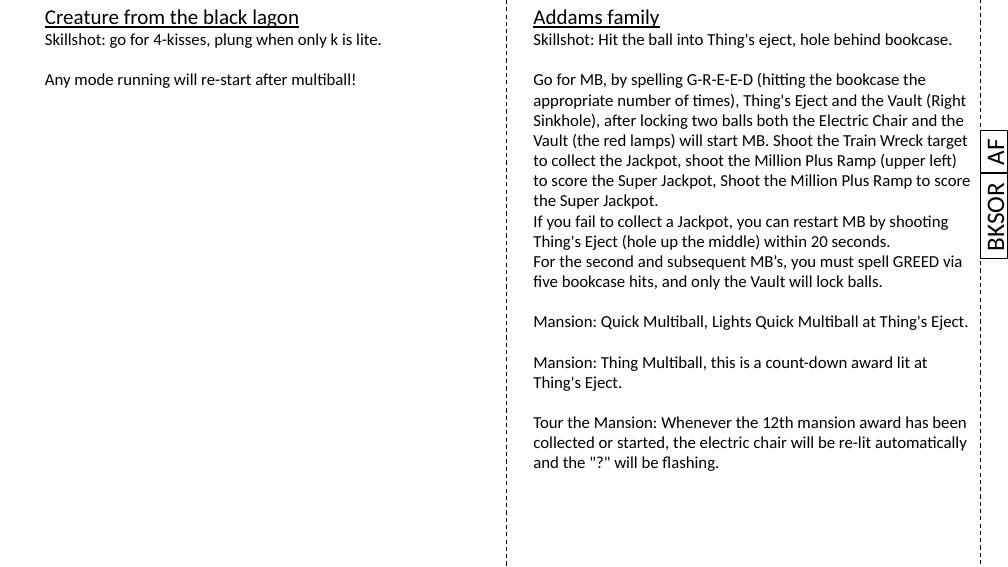
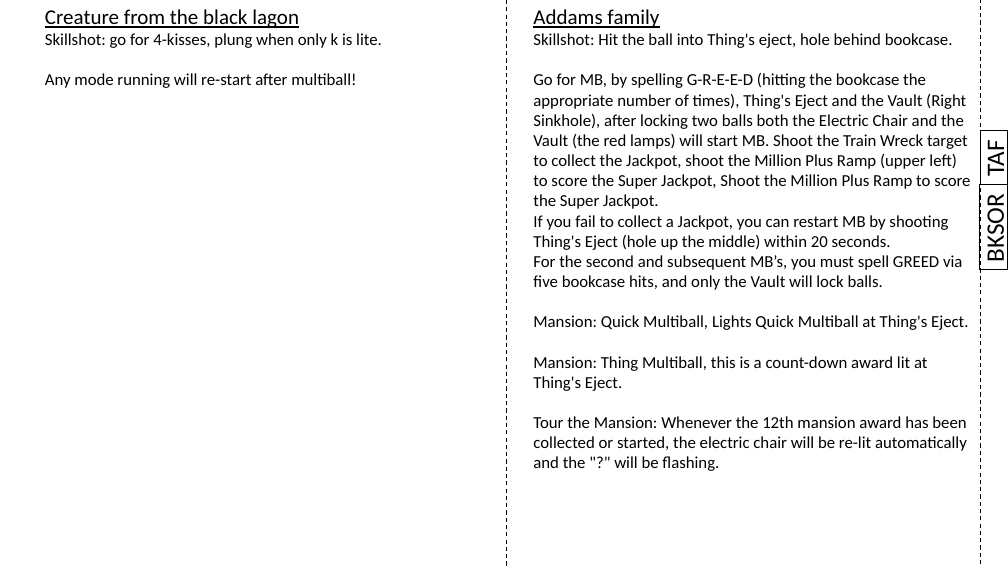
Before and after one commit to karstenbolge/PB, a slide deck: slide 15 of PB.pptx. Drawn at 1008x567 pixels with LibreOffice and Linux fonts; fonts in the diff are those of the drawing. Boxes give left, top, right and bottom in pixels: in the first picture for what was removed or moved away, otherwise in the second. Text is boxed around its words. In the diff, an @@ line names an element or a change of style, - is before the commit and + after.

Commit message:
Added AF

```diff
--- a/PB.pptx
+++ b/PB.pptx
@@ text in rectangle at box(980, 143, 1008, 175): text changed @@
-AF
+TAF
@@ rectangle "TAF": place and size @@
-rectangle "TAF" at box(980, 130, 1008, 173)
+rectangle "TAF" at box(980, 131, 1008, 185)
@@ rectangle "BKSOR": place and size @@
-rectangle "BKSOR" at box(980, 173, 1008, 259)
+rectangle "BKSOR" at box(980, 185, 1008, 270)
```
